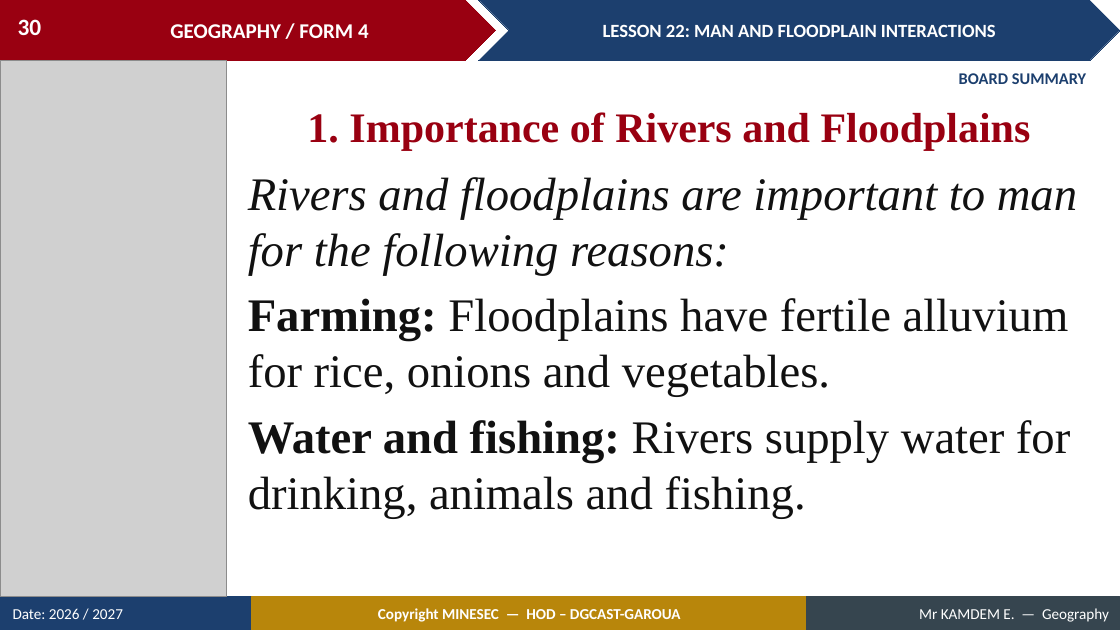
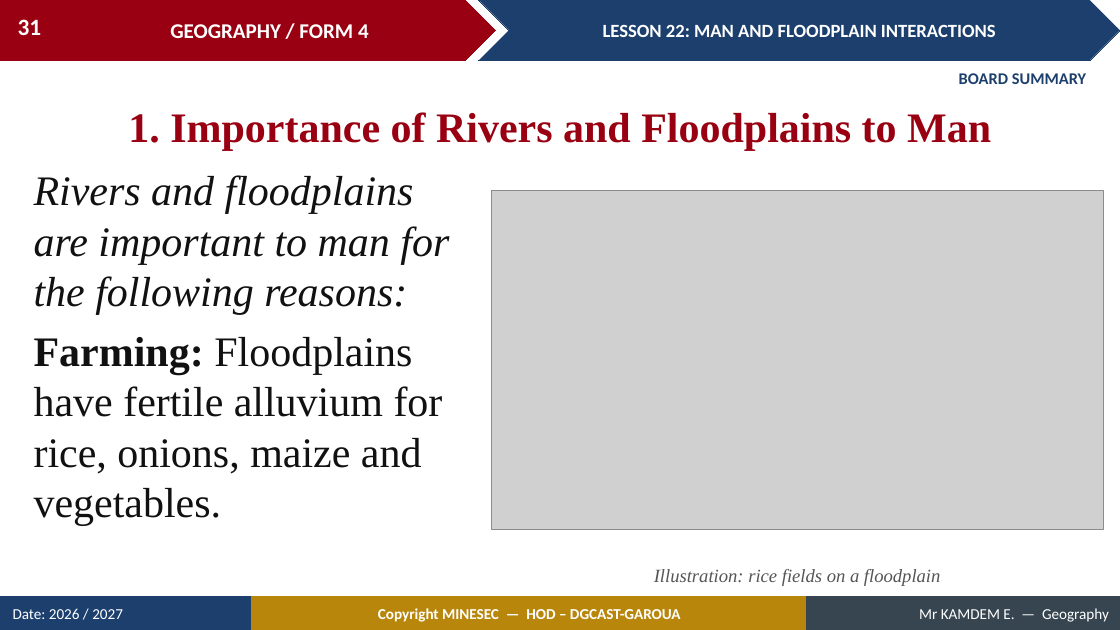
Before and after one commit to Berthautk/linea-github, a slide deck: slide 31 of lecons/F3/26_FORM4_LESSON22_Man_and_Floodplain_Interactions.pptx (slide 30 before the commit). Drawn at 1120x630 pixels with LibreOffice and Linux fonts; fonts in the diff are those of the drawing; grey boxes stand for pictures. Boxes give left, top, right and bottom in pixels: in the first picture for what was removed or moved away, otherwise in the second. Text is boxed around its words. In the diff, an @@ line names an element or a change of style, - is before the commit and + after.

```diff
--- a/lecons/F3/26_FORM4_LESSON22_Man_and_Floodplain_Interactions.pptx
+++ b/lecons/F3/26_FORM4_LESSON22_Man_and_Floodplain_Interactions.pptx
@@ page number at (18, 19, 42, 35): text changed @@
-30
+31
@@ picture removed at (0, 60, 227, 597) @@
@@ text at (128, 112, 991, 150): text changed @@
-1. Importance of Rivers and Floodplains
+1. Importance of Rivers and Floodplains to Man
@@ text at (34, 175, 449, 314): size 40 to 36 pt in "Rivers and floodplains are important to man ..." @@
@@ text "Rivers and floodplains are important ...": place and size @@
-text "Rivers and floodplains are important ..." at (248, 177, 1077, 518)
+text "Rivers and floodplains are important ..." at (34, 175, 449, 525)
@@ picture added at (492, 191, 1103, 530) @@
@@ text at (34, 337, 443, 525): text changed; size 40 to 36 pt @@
-Farming: Floodplains have fertile alluvium for rice, onions and vegetables.
-Water and fishing: Rivers supply water for drinking, animals and fishing.
+Farming: Floodplains have fertile alluvium for rice, onions, maize and vegetables.
@@ text added at (654, 569, 940, 586), 16 pt, text #555555, italic @@
+Illustration: rice fields on a floodplain
```
Also in this commit, not shown: 21 other slides changed, 6 slides added, 1 slide removed, 11 other files.
